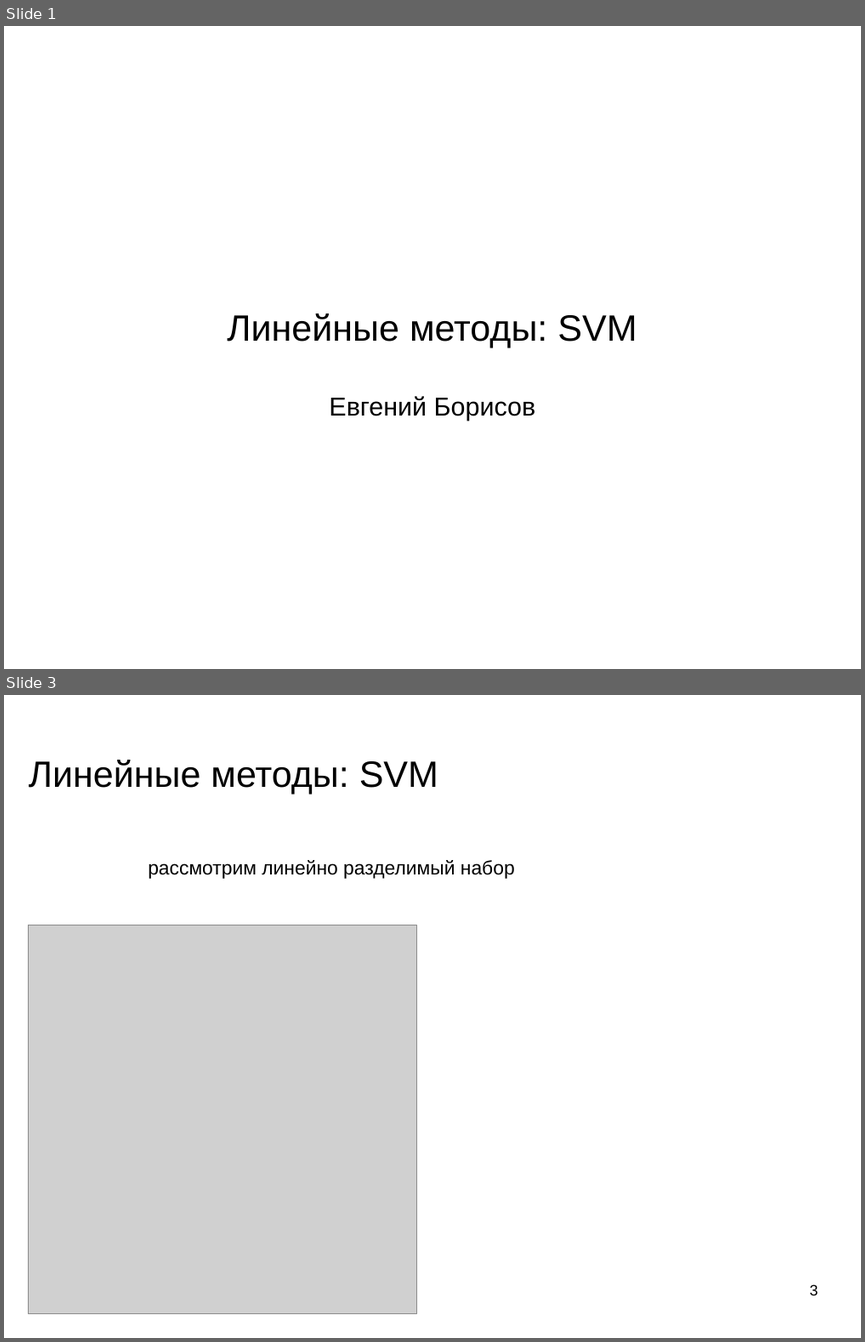
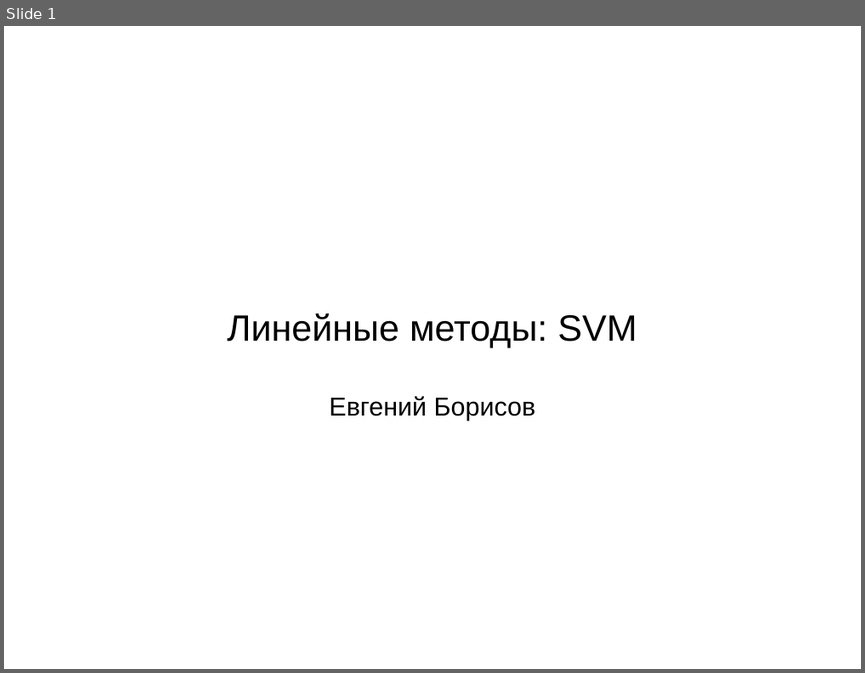
Before and after one commit to mechanoid5/ml_lectorium_legacy, a slide deck: 18-svm.odp. Shown one above the other, each under a label of ours: slides 1 and 3 before the commit, slide 1 after it; the slides between them are not shown. The pictures are 865x1342 and 865x673 pixels, drawn with LibreOffice and Linux fonts; fonts in the diff are those of the drawing; grey boxes stand for pictures; background and template pictures are left out. Boxes give left, top, right and bottom in pixels: in the first picture for what was removed or moved away, otherwise in the second. Text is boxed around its words. In the diff, an @@ line names an element or a change of style, - is before the commit and + after.

```diff
--- a/18-svm.odp
+++ b/18-svm.odp
@@ slide 3 removed at <box>4,695,861,1338</box>, background picture (left out) @@
@@ title removed at <box>29,760,438,794</box> @@
-Линейные методы: SVM
@@ text removed at <box>148,860,515,879</box> @@
-рассмотрим линейно разделимый набор
@@ picture removed at <box>28,925,417,1313</box> @@
@@ page number removed at <box>810,1284,818,1295</box> @@
-3
```
Also in this commit, not shown: 5 slides changed, 4 slides added, 3 other slides removed, 3 other files.
